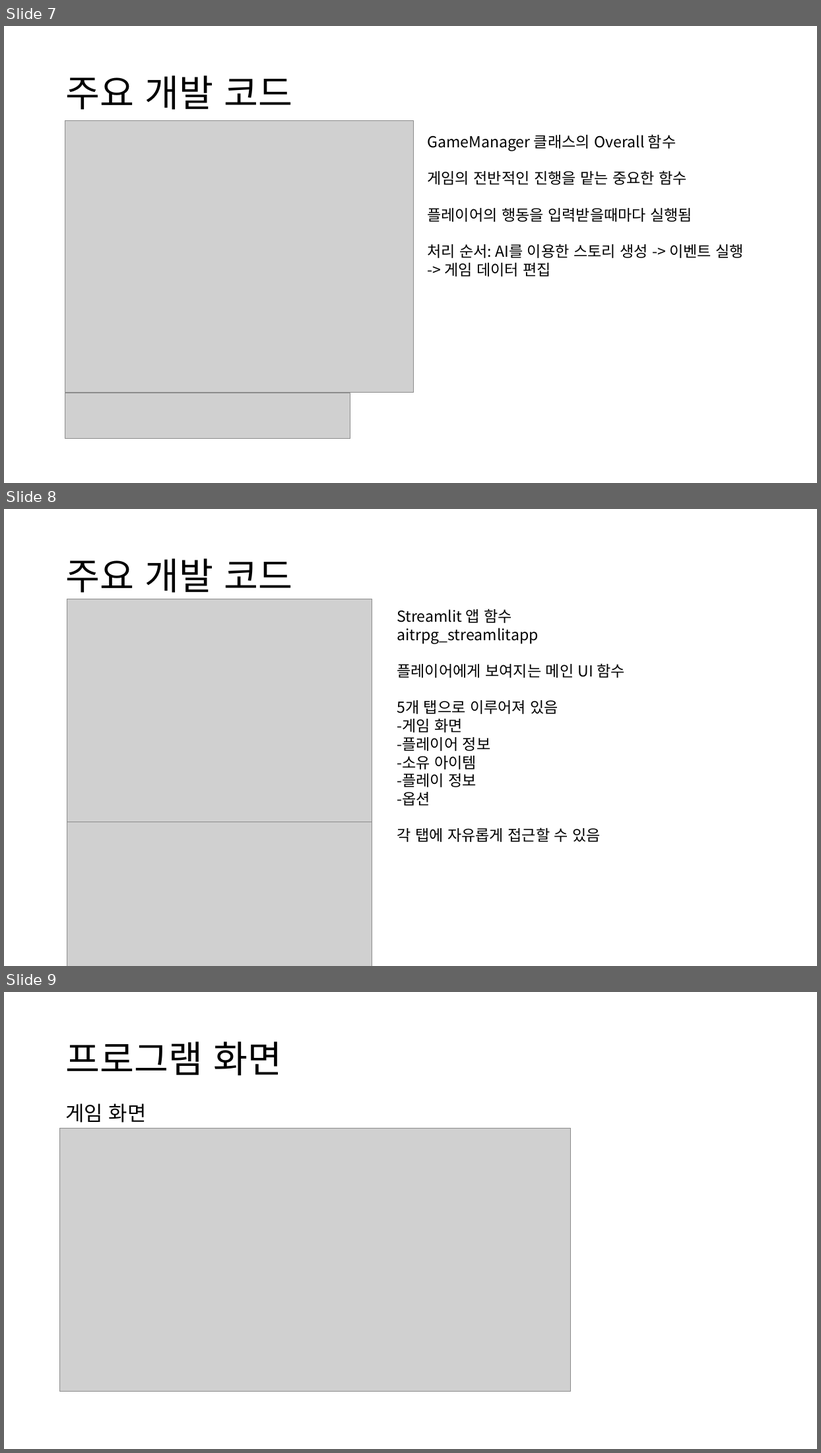
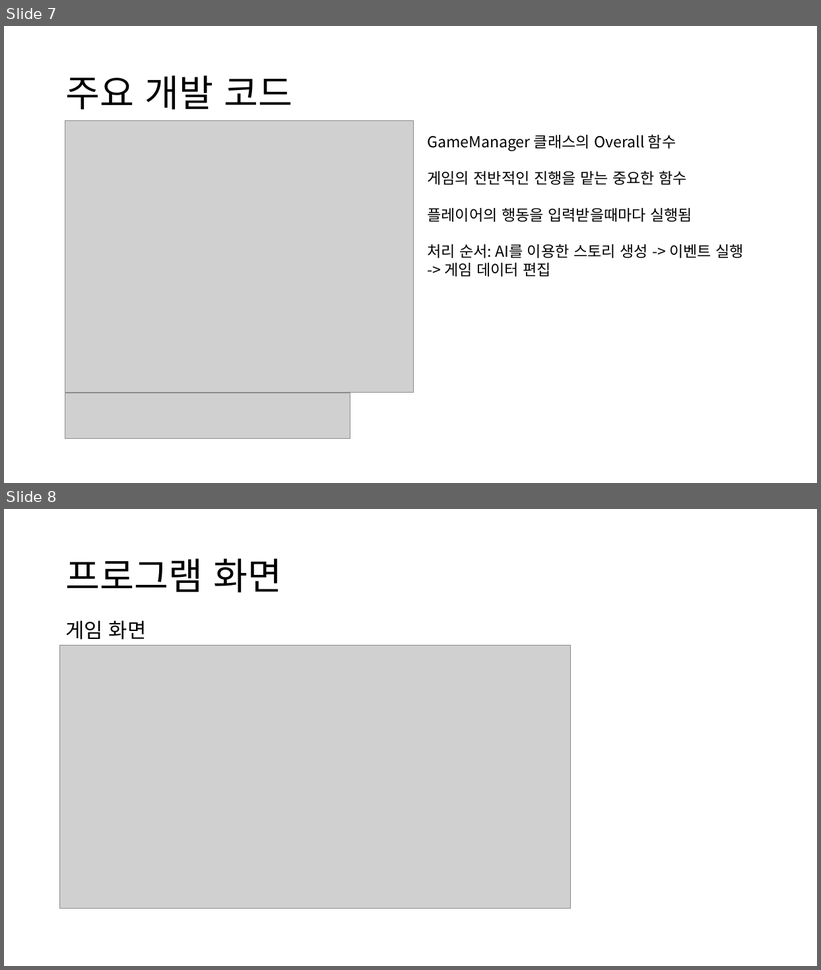
Before and after one commit to vinto1010/study_files, a slide deck: 파이썬 기말 ppt.pptx. Shown one above the other, each under a label of ours: slides 7, 8 and 9 before the commit, slides 7 and 8 after it. The pictures are 821x1453 and 821x970 pixels, drawn with LibreOffice and Linux fonts; fonts in the diff are those of the drawing; grey boxes stand for pictures. Boxes give left, top, right and bottom in pixels: in the first picture for what was removed or moved away, otherwise in the second. Text is boxed around its words. In the diff, an @@ line names an element or a change of style, - is before the commit and + after.

```diff
--- a/파이썬 기말 ppt.pptx
+++ b/파이썬 기말 ppt.pptx
@@ slide 8 removed at (4,509,817,966), background #FFFFFF @@
@@ title removed at (66,559,292,599) @@
-주요 개발 코드
@@ picture removed at (67,599,372,822) @@
@@ text removed at (397,609,625,842) @@
-Streamlit 앱 함수 aitrpg_streamlitapp
-플레이어에게 보여지는 메인 UI 함수
-5개 탭으로 이루어져 있음
--게임 화면
--플레이어 정보
--소유 아이템
--플레이 정보
--옵션
-각 탭에 자유롭게 접근할 수 있음
@@ picture removed at (67,822,372,966) @@
@@ what was slide 9 is now slide 8 @@
```
Also in this commit, not shown: 1 slide changed.
